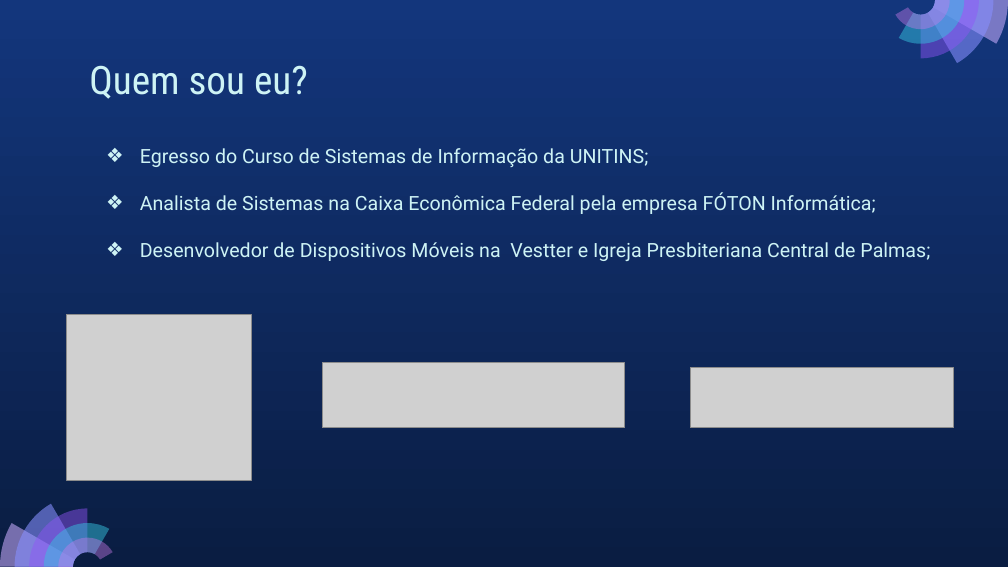
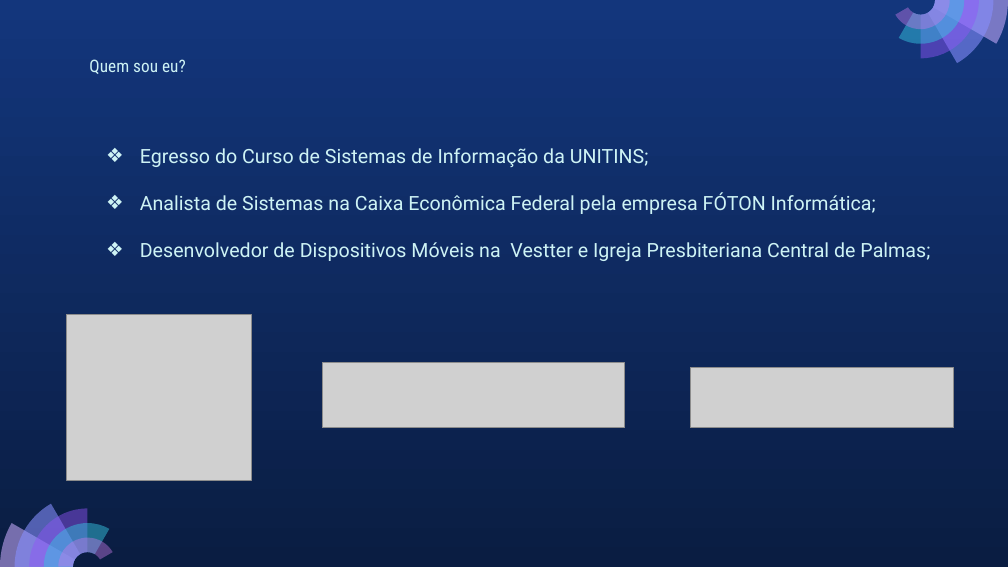
Before and after one commit to victor-lustosa/architectural-patterns, a slide deck: slide 2 of docs/architectural_patterns.pptx. Drawn at 1008x567 pixels with LibreOffice and Linux fonts; fonts in the diff are those of the drawing; grey boxes stand for pictures. Boxes give left, top, right and bottom in pixels: in the first picture for what was removed or moved away, otherwise in the second. Text is boxed around its words. In the diff, an @@ line names an element or a change of style, - is before the commit and + after.

```diff
--- a/docs/architectural_patterns.pptx
+++ b/docs/architectural_patterns.pptx
@@ title "Quem sou eu?" at [89,59,186,74]: size 28 to 12.3 pt @@
```
Also in this commit, not shown: 13 other slides changed.
